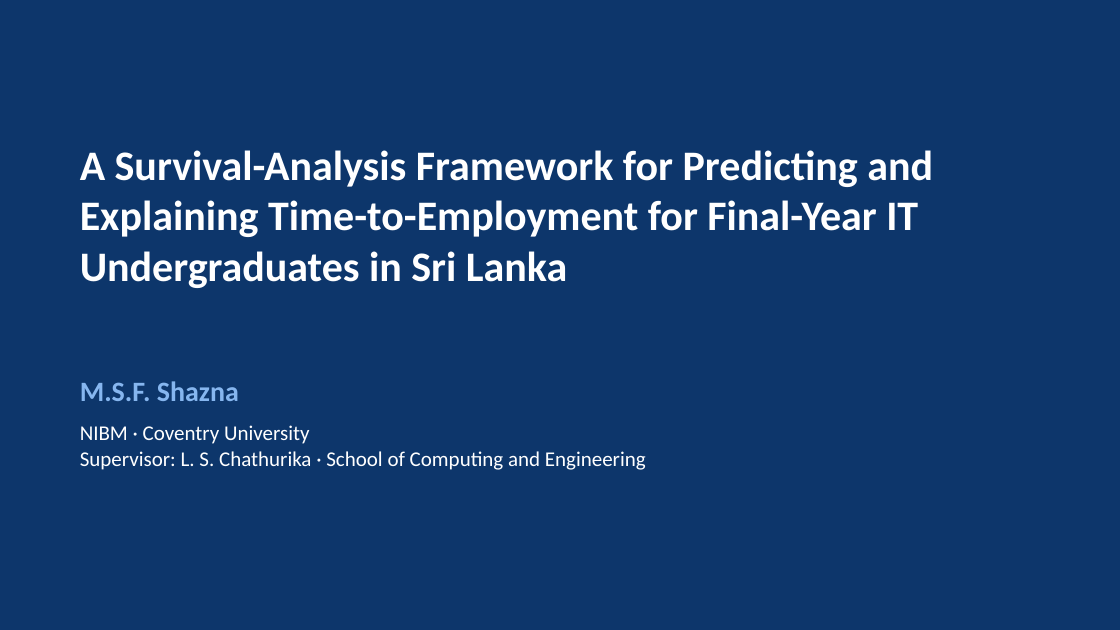
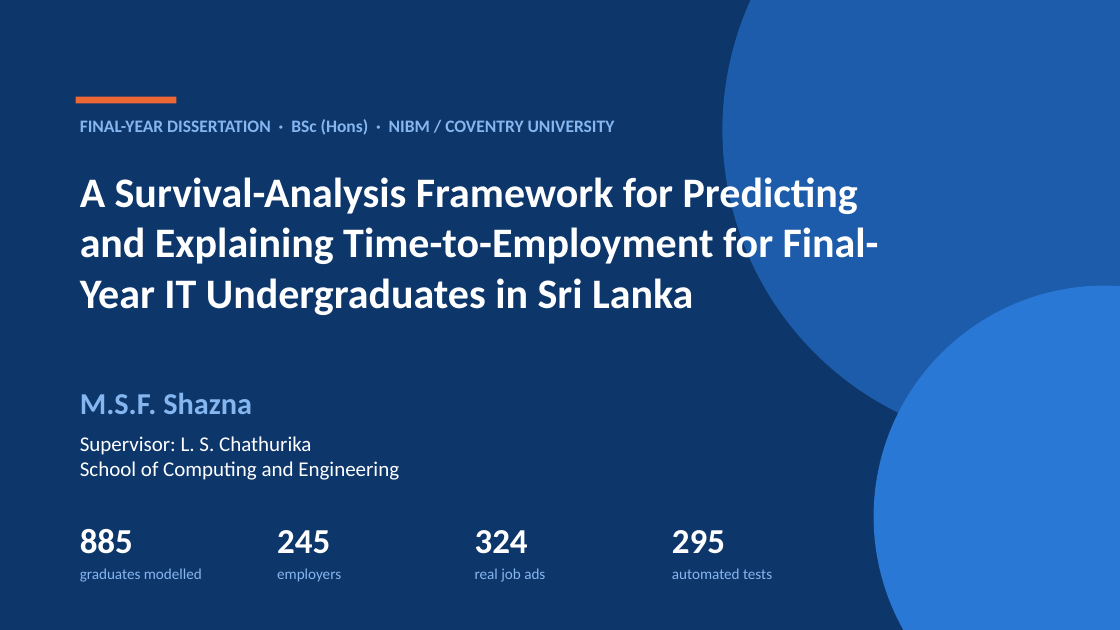
Before and after one commit to ShaznaSalman/final-research-employability-survival_COBSCCOMP24.2P019, a slide deck: slide 1 of submission/Viva Presentation - Shazna.pptx. Drawn at 1120x630 pixels with LibreOffice and Linux fonts; fonts in the diff are those of the drawing. Boxes give left, top, right and bottom in pixels: in the first picture for what was removed or moved away, otherwise in the second. Text is boxed around its words. In the diff, an @@ line names an element or a change of style, - is before the commit and + after.

```diff
--- a/submission/Viva Presentation - Shazna.pptx
+++ b/submission/Viva Presentation - Shazna.pptx
@@ rectangle at [0,0,1120,630]: shadow off @@
@@ ellipse added at [723,0,1120,445], fill #1C5CAB @@
@@ rectangle added at [76,97,176,103], fill #EB6834 @@
@@ text added at [80,119,615,135], 15 pt, text #86B6EF, bold @@
+FINAL-YEAR DISSERTATION · BSc (Hons) · NIBM / COVENTRY UNIVERSITY
@@ text "A Survival-Analysis Framework for Predicting ..." rewrapped from [80,150,933,288] to [80,172,879,315] @@
@@ ellipse added at [874,286,1120,630], fill #2A78D6 @@
@@ text "M.S.F. Shazna": place and size @@
-text "M.S.F. Shazna" at [80,381,239,401]
+text "M.S.F. Shazna" at [80,393,252,414]
@@ text "M.S.F. Shazna" at [80,393,252,414]: size 24 to 26 pt @@
@@ text at [80,436,399,480]: text changed @@
-NIBM · Coventry University
-Supervisor: L. S. Chathurika · School of Computing and Engineering
+Supervisor: L. S. Chathurika
+School of Computing and Engineering
@@ text added at [80,529,133,554], 30 pt, text #FFFFFF, bold @@
+885
@@ text added at [277,530,330,554], 30 pt, text #FFFFFF, bold @@
+245
@@ text added at [475,530,528,554], 30 pt, text #FFFFFF, bold @@
+324
@@ text added at [672,530,725,554], 30 pt, text #FFFFFF, bold @@
+295
@@ text added at [80,568,202,582], 13 pt, text #86B6EF @@
+graduates modelled
@@ text added at [277,568,341,582], 13 pt, text #86B6EF @@
+employers
@@ text added at [475,568,545,582], 13 pt, text #86B6EF @@
+real job ads
@@ text added at [672,568,772,579], 13 pt, text #86B6EF @@
+automated tests
```
Also in this commit, not shown: 4 other slides changed, 29 slides added, 9 slides removed, 3 other files.
